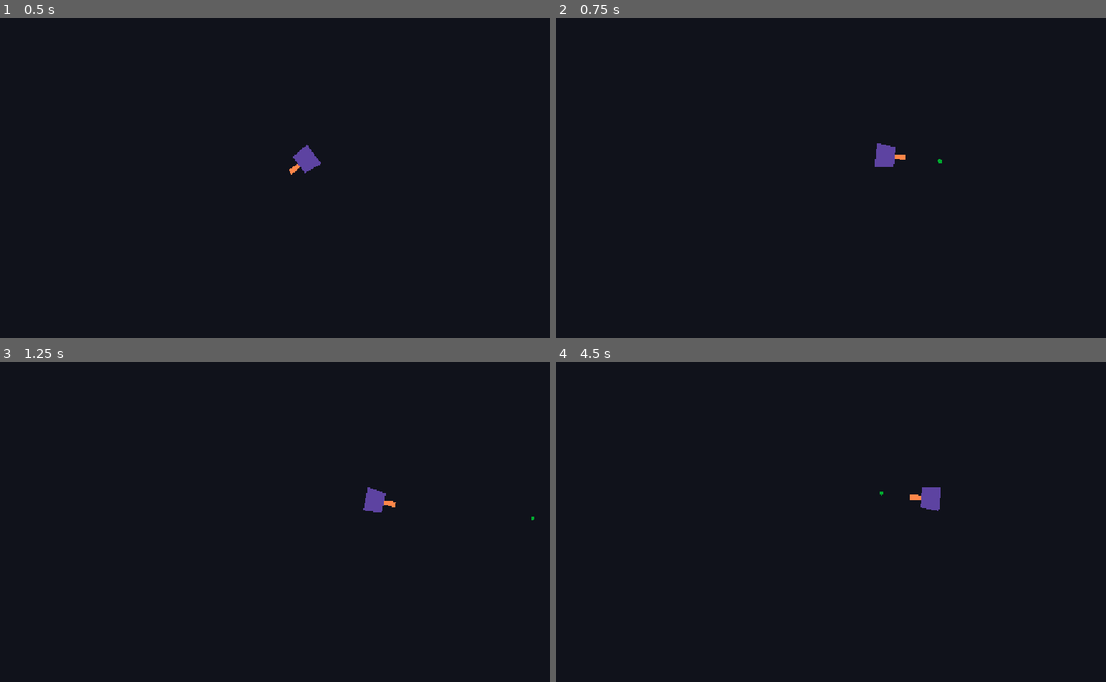
Above: before the commit, frames 1-4 (two rows, left to right).
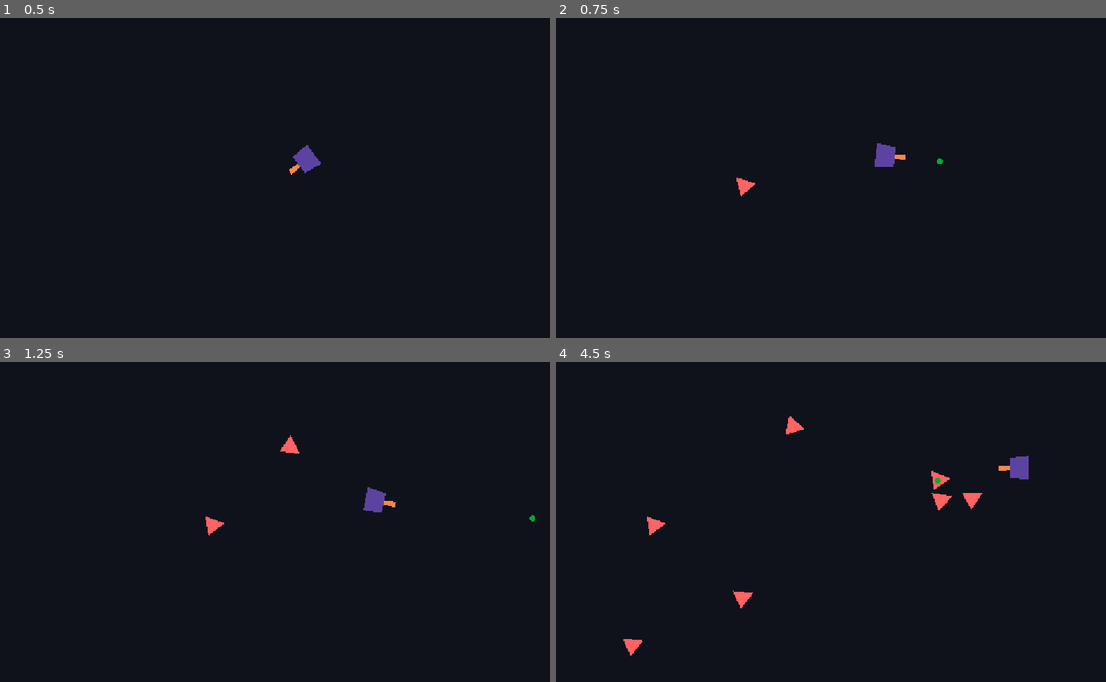
Above: after the commit, the same moments.

Repository: Hellscream-Dream/Game-Jam--Shooting-Game-
Game: Godot game, scene res://Scenes/game.tscn
Two runs of this game, one before a commit and one after it. Both use one fixed random seed, a clock stepped at 60 frames per second and the inputs below.
Inputs (mouse positions are in pixels of both pictures, inside the frame that each line leads up to):
- Up to frame 1 (0.5 s): no input
- Up to frame 2 (0.75 s): tap Enter at 0.5 s; move the mouse to (963, 162) at 0.52 s; hold D (right) from 0.53 s (still down); tap Space (shoot) at 0.6 s
- Up to frame 3 (1.25 s): keep holding D (right)
- Up to frame 4 (4.5 s): move the mouse to (721, 538) at 1.27 s; release D (right) at 1.28 s; hold S (down) 1.28-2.03 s; tap Space (shoot) every 0.75 s from 1.35 to 4.35 s; move the mouse to (891, 451) at 2.02 s; hold D (right) 2.03-2.78 s; move the mouse to (809, 586) at 2.77 s; hold W (up) 2.78-3.53 s; move the mouse to (1007, 570) at 3.52 s; hold A (left) from 3.53 s (still down); move the mouse to (666, 474) at 4.27 s

Frame 1 is identical in both runs. In frame 2, 0.1% of the frame differs, in the area x 32-71%, y 43-56%; in frame 3, 0.2%; in frame 4, 1.2%, in the area x 12-86%, y 17-92%.

Commit message:
enemy and projetile
Add basic enemy movement, they  follow the player, bullets destroy them

Diff:
--- /dev/null
+++ b/Scenes/Enemy.tscn
@@ -0,0 +1,17 @@
+[gd_scene format=3 uid="uid://c77xf2jhb5y1e"]
+
+[ext_resource type="Script" uid="uid://dywo72ugxsx07" path="res://Scripts/enemy.gd" id="1_m1htj"]
+
+[sub_resource type="CircleShape2D" id="CircleShape2D_0yooa"]
+radius = 12.0
+
+[node name="Enemy" type="CharacterBody2D" unique_id=1379692049 groups=["enemies"]]
+script = ExtResource("1_m1htj")
+
+[node name="Polygon2D" type="Polygon2D" parent="." unique_id=763489412]
+position = Vector2(6, 0)
+color = Color(1, 0.3882353, 0.3882353, 1)
+polygon = PackedVector2Array(-18, -21, -18, 18, 18, 0)
+
+[node name="CollisionShape2D" type="CollisionShape2D" parent="." unique_id=1632859324]
+shape = SubResource("CircleShape2D_0yooa")
--- a/Scenes/bullet.tscn
+++ b/Scenes/bullet.tscn
@@ -6,15 +6,15 @@
 radius = 25.019993
 
 [node name="Bullet" type="Area2D" unique_id=666972549]
-scale = Vector2(0.4, 0.4)
+scale = Vector2(0.5, 0.5)
 script = ExtResource("1_xjght")
 
 [node name="CollisionShape2D" type="CollisionShape2D" parent="." unique_id=1097159664]
-scale = Vector2(0.4, 0.4)
+scale = Vector2(0.5, 0.5)
 shape = SubResource("CircleShape2D_0yooa")
 
 [node name="Polygon2D" type="Polygon2D" parent="." unique_id=219552232]
-scale = Vector2(0.4, 0.4)
+scale = Vector2(0.5, 0.5)
 color = Color(2.7675183e-06, 0.6712364, 0.18501168, 1)
 polygon = PackedVector2Array(0, -25, 8, -23, 15, -19, 20, -14, 23, -7, 24, 1, 23, 10, 20, 15, 18, 17, 14, 21, 6, 24, -3, 25, -14, 20, -21, 13, -25, 2, -23, -11, -16, -19, -8, -23)
 
@@ -22,4 +22,5 @@
 one_shot = true
 autostart = true
 
+[connection signal="body_entered" from="." to="." method="_on_body_entered"]
 [connection signal="timeout" from="Timer" to="." method="_on_timer_timeout"]
--- a/Scenes/game.tscn
+++ b/Scenes/game.tscn
@@ -1,6 +1,7 @@
 [gd_scene format=3 uid="uid://dush0bxwf7jb"]
 
 [ext_resource type="PackedScene" uid="uid://grlo3hlsw63i" path="res://Scenes/player.tscn" id="1_ebmjs"]
+[ext_resource type="Script" uid="uid://cldk8jitrc2k0" path="res://Scripts/game.gd" id="1_qxrlw"]
 
 [sub_resource type="WorldBoundaryShape2D" id="WorldBoundaryShape2D_0yooa"]
 normal = Vector2(0, 1)
@@ -16,8 +17,9 @@
 distance = -1152.6011
 
 [node name="Game" type="Node2D" unique_id=1490394983]
+script = ExtResource("1_qxrlw")
 
-[node name="CharacterBody2D" parent="." unique_id=5517544 instance=ExtResource("1_ebmjs")]
+[node name="Player" parent="." unique_id=5517544 instance=ExtResource("1_ebmjs")]
 position = Vector2(640, 276)
 
 [node name="StaticBody2D" type="StaticBody2D" parent="." unique_id=1127945122]
@@ -33,3 +35,9 @@
 
 [node name="Right" type="CollisionShape2D" parent="StaticBody2D" unique_id=1682636060]
 shape = SubResource("WorldBoundaryShape2D_wdsay")
+
+[node name="Timer" type="Timer" parent="." unique_id=191221169]
+wait_time = 0.5
+autostart = true
+
+[connection signal="timeout" from="Timer" to="." method="_on_timer_timeout"]
--- a/Scenes/player.tscn
+++ b/Scenes/player.tscn
@@ -6,7 +6,7 @@
 radius = 52.77778
 height = 122.22224
 
-[node name="CharacterBody2D" type="CharacterBody2D" unique_id=5517544]
+[node name="Player" type="CharacterBody2D" unique_id=5517544]
 position = Vector2(-23, 0)
 scale = Vector2(0.6, 0.6)
 script = ExtResource("1_4flbx")
--- a/Scripts/bullet.gd
+++ b/Scripts/bullet.gd
@@ -9,3 +9,9 @@
 
 #func _on_timer_timeout() -> void:
 #	queue_free()
+
+
+func _on_body_entered(body: Node2D) -> void:
+	if body.is_in_group("enemies"):
+		body.queue_free()
+		queue_free()
--- /dev/null
+++ b/Scripts/enemy.gd
@@ -0,0 +1,12 @@
+extends CharacterBody2D
+
+@onready var player = $/root/Game/Player
+
+const SPEED = 100
+
+func _physics_process(delta: float) -> void:
+	velocity = (player.global_position - global_position).normalized() * SPEED
+
+	look_at(player.global_position)
+
+	move_and_slide()
--- /dev/null
+++ b/Scripts/game.gd
@@ -0,0 +1,15 @@
+extends Node2D
+
+var enemy_scene = preload("res://Scenes/Enemy.tscn")
+@onready var player = $Player
+
+func _on_timer_timeout() -> void:
+	var enemy = enemy_scene.instantiate()
+
+	enemy.global_position = player.global_position
+
+	while enemy.global_position.distance_squared_to(player.global_position) < 10000:
+		enemy.global_position.x = randi_range(0, get_viewport_rect().size.x)
+		enemy.global_position.y = randi_range(0, get_viewport_rect().size.y)
+
+	add_child(enemy)
--- a/project.godot
+++ b/project.godot
@@ -18,6 +18,10 @@
 
 window/stretch/mode="canvas_items"
 window/stretch/aspect="expand"
+
+[global_group]
+
+enemies=""
 
 [input]
 
Not shown, added: Scripts/enemy.gd.uid
Not shown, added: Scripts/game.gd.uid
